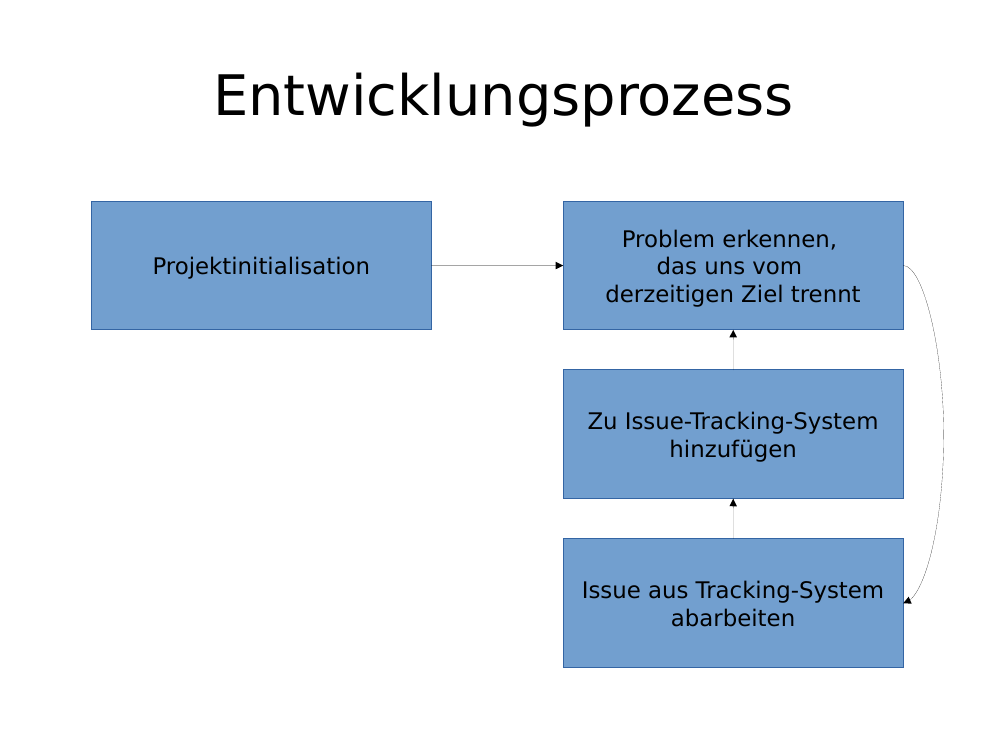
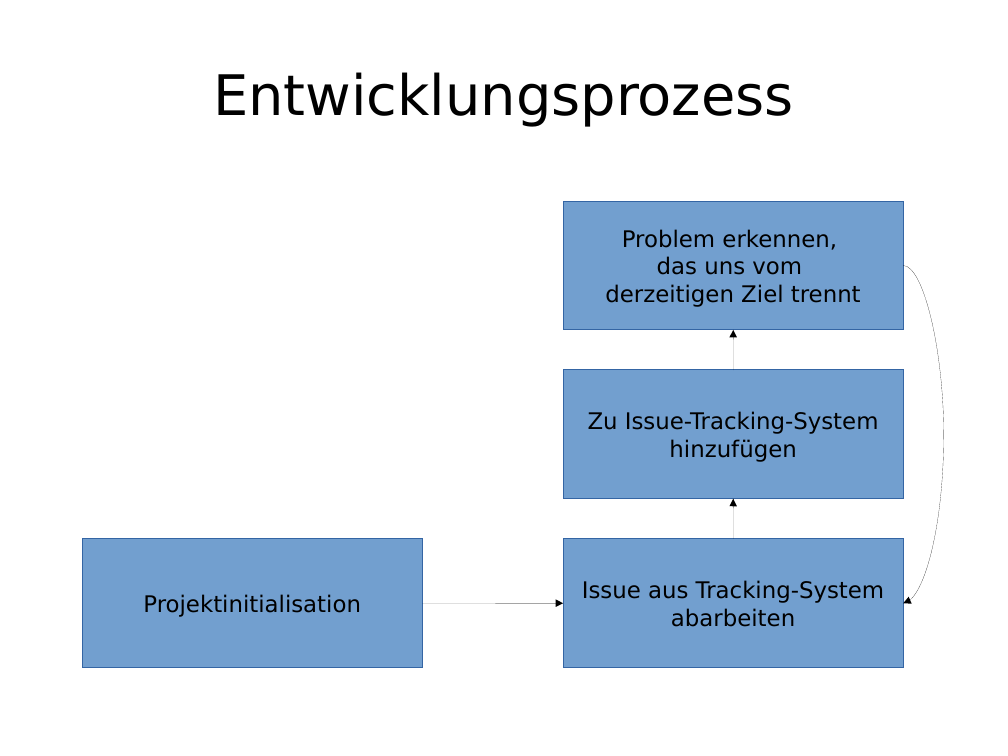
Before and after one commit to enra64/psychic-giggle, a slide deck: slide 6 of zwischenstand anfang dezember.odp (slide 5 before the commit). Drawn at 1008x756 pixels with LibreOffice and Linux fonts; fonts in the diff are those of the drawing. Boxes give left, top, right and bottom in pixels: in the first picture for what was removed or moved away, otherwise in the second. Text is boxed around its words. In the diff, an @@ line names an element or a change of style, - is before the commit and + after.

```diff
--- a/zwischenstand anfang dezember.odp
+++ b/zwischenstand anfang dezember.odp
@@ rectangle "Projektinitialisation": place and size @@
-rectangle "Projektinitialisation" at box(91, 201, 432, 330)
+rectangle "Projektinitialisation" at box(82, 539, 423, 668)
@@ curved arrow moved from (432, 265) - (563, 265) to (423, 604) - (563, 604) @@
```
Also in this commit, not shown: 5 other slides changed, 2 slides added, 1 slide removed, 2 other files.
